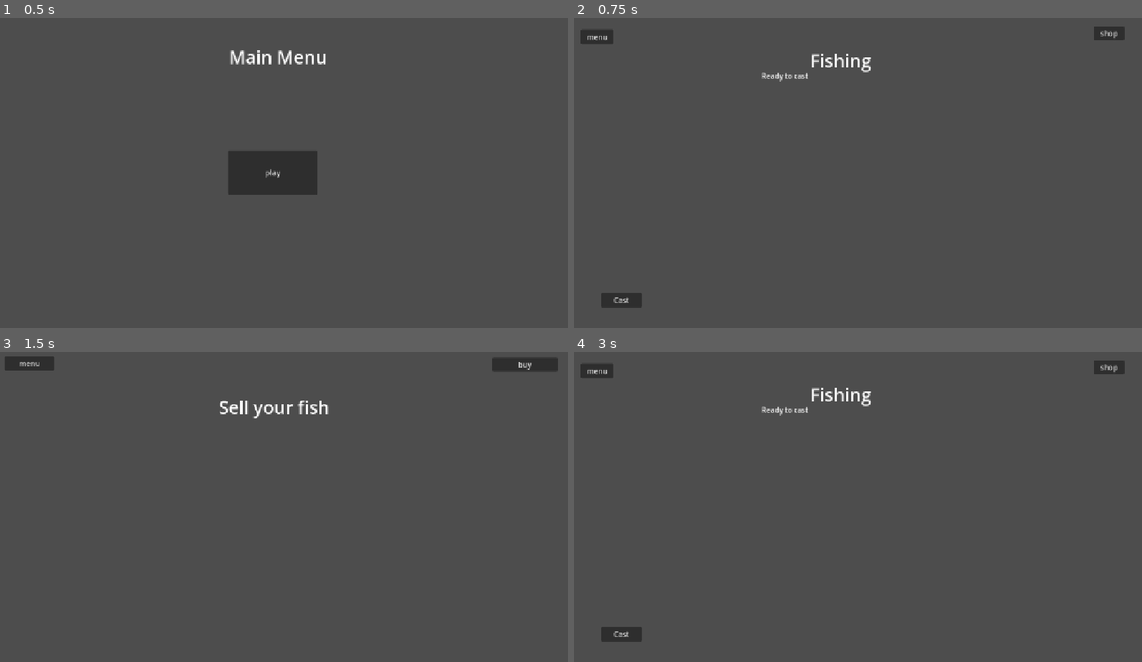
Above: before the commit, frames 1-4 (two rows, left to right).
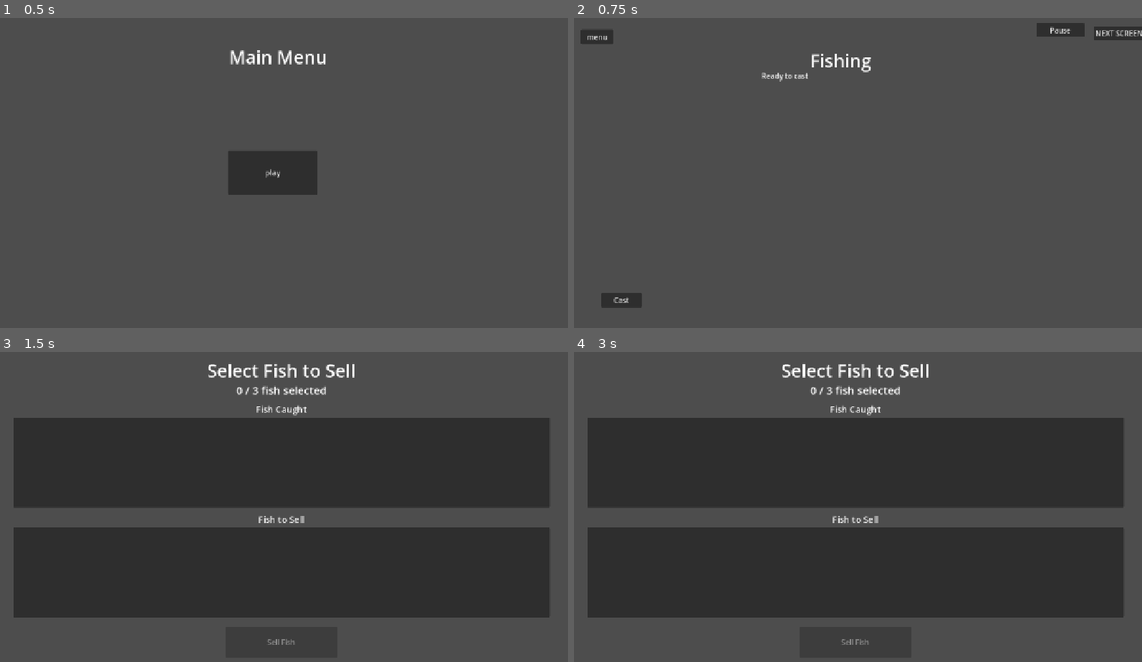
Above: after the commit, the same moments.

Repository: V-Mirea/comfy-summer-fishing-game
Game: Godot game, scene res://scenes/game.tscn
The game is run twice, just before and just after one commit, with the same random seed, the same clock (stepped at 60 frames per second) and the same inputs. The engine's default icon, where the game draws it, is replaced by a stand-in: a white triangle on a blue panel in a dark square.
Inputs (mouse positions are in pixels of both pictures, inside the frame that each line leads up to):
- Up to frame 1 (0.5 s): no input
- Up to frame 2 (0.75 s): click "play" at 0.5 s
- Up to frame 3 (1.5 s): click "shop" (after the commit: "NEXT SCREEN") at 1.25 s
- Up to frame 4 (3 s): click (1096, 364) at 2 s, where only the run before the commit has a clickable "buy"; click (1000, 516) at 2.75 s, where only the run before the commit has a clickable "fish"

Frame 1 is identical in both runs. In frame 2, 0.5% of the frame differs, in the area x 81-100%, y 1-8%; in frame 3, 57%, in the area x 0-99%, y 1-95%; in frame 4, 56%.

Commit message:
Feature/dy/select selling fish (#23)
* reformatted the fish to be a resource, and removed fish inventory from glboals file

* initial player data schaffolding

* refactored fishing game to read and hold actual fish creataed during roll process

* added pause menu and functionality to both mobile and pc

* made changes to have a selling manager inbetween fishing and selling

Diff:
--- a/project.godot
+++ b/project.godot
@@ -19,6 +19,8 @@
 
 Global="*uid://7eev6fhlvwap"
 FishDatabase="*res://scenes/autoload/fish_database.tscn"
+PlayerManager="*res://scripts/managers/player_manager.gd"
+PauseMenu="*res://scenes/autoload/pause_menu.tscn"
 
 [display]
 
@@ -39,6 +41,11 @@
 , Object(InputEventKey,"resource_local_to_scene":false,"resource_name":"","device":0,"window_id":0,"alt_pressed":false,"shift_pressed":false,"ctrl_pressed":false,"meta_pressed":false,"pressed":false,"keycode":0,"physical_keycode":32,"key_label":0,"unicode":0,"location":0,"echo":false,"script":null)
 ]
 }
+pause={
+"deadzone": 0.2,
+"events": [Object(InputEventKey,"resource_local_to_scene":false,"resource_name":"","device":0,"window_id":0,"alt_pressed":false,"shift_pressed":false,"ctrl_pressed":false,"meta_pressed":false,"pressed":false,"keycode":0,"physical_keycode":4194305,"key_label":0,"unicode":0,"location":0,"echo":false,"script":null)
+]
+}
 
 [physics]
 
--- /dev/null
+++ b/scenes/autoload/pause_menu.tscn
@@ -0,0 +1,86 @@
+[gd_scene format=3 uid="uid://i8dndk787jkg"]
+
+[ext_resource type="Script" uid="uid://c44smfmcdrab" path="res://scripts/managers/pause_menu.gd" id="1_script"]
+
+[node name="PauseMenu" type="CanvasLayer" unique_id=1736017532 node_paths=PackedStringArray("money_label", "upgrades_list", "fish_list", "resume_button")]
+process_mode = 3
+layer = 100
+visible = false
+script = ExtResource("1_script")
+money_label = NodePath("Panel/MarginContainer/VBox/MoneyLabel")
+upgrades_list = NodePath("Panel/MarginContainer/VBox/UpgradesList")
+fish_list = NodePath("Panel/MarginContainer/VBox/FishList")
+resume_button = NodePath("Panel/MarginContainer/VBox/ResumeButton")
+
+[node name="Darken" type="ColorRect" parent="." unique_id=1432399640]
+anchors_preset = 15
+anchor_right = 1.0
+anchor_bottom = 1.0
+grow_horizontal = 2
+grow_vertical = 2
+color = Color(0, 0, 0, 0.6)
+
+[node name="Panel" type="PanelContainer" parent="." unique_id=674956615]
+anchors_preset = 8
+anchor_left = 0.5
+anchor_top = 0.5
+anchor_right = 0.5
+anchor_bottom = 0.5
+offset_left = -200.0
+offset_top = -250.0
+offset_right = 200.0
+offset_bottom = 250.0
+grow_horizontal = 2
+grow_vertical = 2
+
+[node name="MarginContainer" type="MarginContainer" parent="Panel" unique_id=737232827]
+layout_mode = 2
+theme_override_constants/margin_left = 20
+theme_override_constants/margin_top = 20
+theme_override_constants/margin_right = 20
+theme_override_constants/margin_bottom = 20
+
+[node name="VBox" type="VBoxContainer" parent="Panel/MarginContainer" unique_id=158215001]
+layout_mode = 2
+theme_override_constants/separation = 12
+
+[node name="Title" type="Label" parent="Panel/MarginContainer/VBox" unique_id=1900182897]
+layout_mode = 2
+text = "PAUSED"
+horizontal_alignment = 1
+
+[node name="HSeparator" type="HSeparator" parent="Panel/MarginContainer/VBox" unique_id=1423100496]
+layout_mode = 2
+
+[node name="MoneyLabel" type="Label" parent="Panel/MarginContainer/VBox" unique_id=758842710]
+layout_mode = 2
+text = "Money: 0"
+
+[node name="HSeparator2" type="HSeparator" parent="Panel/MarginContainer/VBox" unique_id=827154382]
+layout_mode = 2
+
+[node name="UpgradesHeader" type="Label" parent="Panel/MarginContainer/VBox" unique_id=1619852164]
+layout_mode = 2
+text = "Upgrades"
+horizontal_alignment = 1
+
+[node name="UpgradesList" type="VBoxContainer" parent="Panel/MarginContainer/VBox" unique_id=657796813]
+layout_mode = 2
+
+[node name="HSeparator3" type="HSeparator" parent="Panel/MarginContainer/VBox" unique_id=1737605276]
+layout_mode = 2
+
+[node name="FishHeader" type="Label" parent="Panel/MarginContainer/VBox" unique_id=540206952]
+layout_mode = 2
+text = "Fish Inventory"
+horizontal_alignment = 1
+
+[node name="FishList" type="VBoxContainer" parent="Panel/MarginContainer/VBox" unique_id=720831022]
+layout_mode = 2
+
+[node name="HSeparator4" type="HSeparator" parent="Panel/MarginContainer/VBox" unique_id=1148851314]
+layout_mode = 2
+
+[node name="ResumeButton" type="Button" parent="Panel/MarginContainer/VBox" unique_id=2032420336]
+layout_mode = 2
+text = "Resume"
--- a/scenes/fishing_scene.tscn
+++ b/scenes/fishing_scene.tscn
@@ -7,12 +7,12 @@
 [sub_resource type="LabelSettings" id="LabelSettings_ptjo3"]
 font_size = 40
 
-[node name="FishingScene" type="Node2D" unique_id=1042002354 node_paths=PackedStringArray("status_label", "score_label", "cast_button", "cancel_button", "bubble_manager")]
+[node name="FishingScene" type="Node2D" unique_id=1042002354 node_paths=PackedStringArray("status_label", "cast_button", "cancel_button", "pause_button", "bubble_manager")]
 script = ExtResource("1_ptjo3")
 status_label = NodePath("Container/StatusLabel")
-score_label = NodePath("Container/ScoreLabel")
 cast_button = NodePath("Container/CastButton")
 cancel_button = NodePath("Container/CancelButton")
+pause_button = NodePath("Container/PauseButton")
 bubble_manager = NodePath("BubbleManager")
 
 [node name="Container" type="Control" parent="." unique_id=1849949674]
@@ -38,7 +38,7 @@
 offset_top = -159.0
 offset_right = 1013.0
 offset_bottom = -128.0
-text = "shop
+text = "NEXT SCREEN
 "
 
 [node name="Title" type="Label" parent="Container" unique_id=1983296633]
@@ -82,6 +82,15 @@
 offset_right = 524.0
 offset_bottom = -14.0
 
+[node name="PauseButton" type="Button" parent="Container" unique_id=681437805]
+layout_mode = 0
+offset_left = 816.0
+offset_top = -166.0
+offset_right = 924.0
+offset_bottom = -139.0
+text = "Pause
+"
+
 [node name="BubbleManager" type="Node2D" parent="." unique_id=569624591]
 script = ExtResource("2_a8ye1")
 BubbleScene = ExtResource("3_tkjw3")
--- a/scenes/game.tscn
+++ b/scenes/game.tscn
@@ -3,12 +3,14 @@
 [ext_resource type="Script" uid="uid://b8kmc2hx6jst6" path="res://scripts/managers/game_manager.gd" id="1_uwrxv"]
 [ext_resource type="PackedScene" uid="uid://cldqo1bstbem8" path="res://scenes/main_menu.tscn" id="2_yqjtg"]
 [ext_resource type="PackedScene" uid="uid://dodnshcgx0tvj" path="res://scenes/fishing_scene.tscn" id="3_lnu2h"]
-[ext_resource type="PackedScene" uid="uid://cmg53b45ikcyy" path="res://scenes/selling_scene.tscn" id="4_iywne"]
+[ext_resource type="PackedScene" path="res://scenes/select_selling_scene.tscn" id="4_select"]
+[ext_resource type="PackedScene" uid="uid://cmg53b45ikcyy" path="res://scenes/selling_scene.tscn" id="5_iywne"]
 [ext_resource type="PackedScene" uid="uid://lox5kan0hfl5" path="res://scenes/buying_scene.tscn" id="5_p57ef"]
 
 [node name="Game" type="Node" unique_id=1363482211]
 script = ExtResource("1_uwrxv")
 mainMenuScene = ExtResource("2_yqjtg")
 fishingScene = ExtResource("3_lnu2h")
-sellingScene = ExtResource("4_iywne")
+selectSellingScene = ExtResource("4_select")
+sellingScene = ExtResource("5_iywne")
 buyingScene = ExtResource("5_p57ef")
--- /dev/null
+++ b/scenes/select_selling_scene.tscn
@@ -0,0 +1,90 @@
+[gd_scene format=3 uid="uid://u2kl2fl6vlrw"]
+
+[ext_resource type="Script" uid="uid://dqp0nysdui6v3" path="res://scripts/managers/select_selling_manager.gd" id="1_script"]
+
+[sub_resource type="LabelSettings" id="LabelSettings_title"]
+font_size = 40
+
+[sub_resource type="LabelSettings" id="LabelSettings_slots"]
+font_size = 24
+
+[sub_resource type="LabelSettings" id="LabelSettings_panel"]
+font_size = 20
+
+[node name="SelectSellingScene" type="Control" unique_id=535879537 node_paths=PackedStringArray("caught_list", "selling_list", "proceed_button", "slots_label")]
+layout_mode = 3
+anchors_preset = 15
+anchor_right = 1.0
+anchor_bottom = 1.0
+grow_horizontal = 2
+grow_vertical = 2
+script = ExtResource("1_script")
+caught_list = NodePath("HSplitContainer/TopPanel/CaughtList")
+selling_list = NodePath("HSplitContainer/BottomPanel/SellingList")
+proceed_button = NodePath("ProceedButton")
+slots_label = NodePath("SlotsLabel")
+
+[node name="Title" type="Label" parent="." unique_id=258466543]
+layout_mode = 0
+offset_left = 267.0
+offset_top = 20.0
+offset_right = 1013.0
+offset_bottom = 70.0
+text = "Select Fish to Sell"
+label_settings = SubResource("LabelSettings_title")
+horizontal_alignment = 1
+vertical_alignment = 1
+
+[node name="SlotsLabel" type="Label" parent="." unique_id=1586309422]
+layout_mode = 0
+offset_left = 267.0
+offset_top = 75.0
+offset_right = 1013.0
+offset_bottom = 105.0
+text = "0 / 3 fish selected"
+label_settings = SubResource("LabelSettings_slots")
+horizontal_alignment = 1
+vertical_alignment = 1
+
+[node name="HSplitContainer" type="VSplitContainer" parent="." unique_id=1327749703]
+layout_mode = 0
+offset_left = 40.0
+offset_top = 120.0
+offset_right = 1240.0
+offset_bottom = 600.0
+
+[node name="TopPanel" type="VBoxContainer" parent="HSplitContainer" unique_id=74036727]
+layout_mode = 2
+size_flags_vertical = 3
+
+[node name="CaughtLabel" type="Label" parent="HSplitContainer/TopPanel" unique_id=1455614005]
+layout_mode = 2
+text = "Fish Caught"
+label_settings = SubResource("LabelSettings_panel")
+horizontal_alignment = 1
+
+[node name="CaughtList" type="ItemList" parent="HSplitContainer/TopPanel" unique_id=1175813109]
+layout_mode = 2
+size_flags_vertical = 3
+
+[node name="BottomPanel" type="VBoxContainer" parent="HSplitContainer" unique_id=1960955440]
+layout_mode = 2
+size_flags_vertical = 3
+
+[node name="SellingLabel" type="Label" parent="HSplitContainer/BottomPanel" unique_id=1651103053]
+layout_mode = 2
+text = "Fish to Sell"
+label_settings = SubResource("LabelSettings_panel")
+horizontal_alignment = 1
+
+[node name="SellingList" type="ItemList" parent="HSplitContainer/BottomPanel" unique_id=466547935]
+layout_mode = 2
+size_flags_vertical = 3
+
+[node name="ProceedButton" type="Button" parent="." unique_id=1159742691]
+layout_mode = 0
+offset_left = 515.0
+offset_top = 620.0
+offset_right = 765.0
+offset_bottom = 690.0
+text = "Sell Fish"
--- a/scenes/selling_scene.tscn
+++ b/scenes/selling_scene.tscn
@@ -7,8 +7,9 @@
 [sub_resource type="LabelSettings" id="LabelSettings_24tig"]
 font_size = 40
 
-[node name="SellingScene" type="Node2D" unique_id=826753257]
+[node name="SellingScene" type="Node2D" unique_id=826753257 node_paths=PackedStringArray("pause_button")]
 script = ExtResource("1_wmifp")
+pause_button = NodePath("Control/PauseButton")
 
 [node name="Control" type="Control" parent="." unique_id=729090283]
 layout_mode = 3
@@ -44,6 +45,15 @@
 horizontal_alignment = 1
 vertical_alignment = 1
 
+[node name="PauseButton" type="Button" parent="Control" unique_id=1489979418]
+layout_mode = 0
+offset_left = 928.0
+offset_top = 20.0
+offset_right = 1094.0
+offset_bottom = 48.0
+text = "Pause
+"
+
 [node name="CanvasLayer" type="CanvasLayer" parent="." unique_id=56083680]
 visible = false
 
--- a/scripts/game_globals.gd
+++ b/scripts/game_globals.gd
@@ -1,5 +1,3 @@
 extends Node
 
-enum State {MAIN_MENU, FISHING, SELLING, BUYING}
-
-var fish_inventory: Array[Fish]
+enum State {MAIN_MENU, FISHING, SELECT_SELLING, SELLING, BUYING}
--- a/scripts/managers/fishing_manager.gd
+++ b/scripts/managers/fishing_manager.gd
@@ -7,15 +7,17 @@
 var time_since_last_roll: float = 0.0
 var time_since_bite: float = 0.0
 var state_machine: StateMachine
-var hooked_fish_context: Dictionary
+var hooked_fish: Fish
+var bite_window: float = 1.0
 
 const ROLL_INTERVAL: float = 0.5 #change later per rod, or other stuff
 const FISH_CHANCE: float = 0.20 #should be variable later
 
 @export var status_label: Label
-@export var score_label: Label
+@export var money_label: Label
 @export var cast_button: Button
 @export var cancel_button: Button
+@export var pause_button: Button
 @export var bubble_manager: BubbleManager
 
 # Called when the node enters the scene tree for the first time.
@@ -36,8 +38,7 @@
 
 	cast_button.pressed.connect(state_machine.change_state.bind(State.WAITING_FOR_BITE))
 	cancel_button.pressed.connect(state_machine.change_state.bind(State.IDLE))
-	#var caught := Fish.new(FishDatabase.get_random(), 100)
-	#Global.fish_inventory.append(caught)
+	pause_button.pressed.connect(_on_button_pause_pressed)
 
 
 # Called every frame. 'delta' is the elapsed time since the previous frame.
@@ -67,21 +68,14 @@
 		push_error("No fish species available, shouldn't be possible")
 		return
 
-	var new_fish: Fish = Fish.new(species, 50)
-
-	var context = {
-		"species": species.display_name,
-		"pattern": species.pattern,
-		"bite_time": 1.0
-	}
-	state_machine.change_state(State.CONFIRM_BITE, context)
+	hooked_fish = Fish.new(species, 100)
+	state_machine.change_state(State.CONFIRM_BITE)
 
 func _process_confirm_bite(delta: float) -> void:
 	time_since_bite += delta
 	if Input.is_action_just_pressed("set_hook"):
-		state_machine.change_state(State.MINIGAME, hooked_fish_context)
-	elif time_since_bite >= hooked_fish_context.bite_time:
-		# The fish got away. Back to waiting.
+		state_machine.change_state(State.MINIGAME)
+	elif time_since_bite >= bite_window:
 		state_machine.change_state(State.MISSED_BITE)
 
 func _on_state_changed(from: int, to: int, context: Dictionary) -> void:
@@ -89,6 +83,7 @@
 	match to:
 		State.IDLE:
 			time_since_last_roll = 0.0
+			hooked_fish = null
 		State.WAITING_FOR_BITE:
 			pass
 		State.MISSED_BITE:
@@ -100,13 +95,10 @@
 			if state_machine.current_state == State.EARLY_BITE:
 				state_machine.change_state(State.IDLE)
 		State.CONFIRM_BITE:
-			hooked_fish_context = context
 			time_since_bite = 0
 		State.MINIGAME:
-			bubble_manager.start_pattern(context.pattern)
+			bubble_manager.start_pattern(hooked_fish.species.pattern)
 		State.RESOLVED:
-			#maybe update score here
-			#show the fish and add to cooler
 			await get_tree().create_timer(2.0).timeout
 			if state_machine.current_state == State.RESOLVED:
 				state_machine.change_state(State.IDLE)
@@ -132,18 +124,20 @@
 		State.MINIGAME:
 			return "Hooooo weee, fish on!"
 		State.RESOLVED:
-			return "Caught a %s!" % hooked_fish_context.get("species")
+			return "Caught a %s!" % hooked_fish.species.display_name
 		_:
 			return ""
 
 func _on_pattern_complete(score_data: Dictionary) -> void:
-	# TODO, process score data
+	PlayerManager.add_fish(hooked_fish)
+	print(PlayerManager.get_all_fish())
 	state_machine.change_state(State.RESOLVED)
-	print(score_data)
-
 
 func _on_button_menu_pressed():
 	transition_requested.emit(Global.State.MAIN_MENU)
 
 func _on_button_sell_pressed():
-	transition_requested.emit(Global.State.SELLING)
+	transition_requested.emit(Global.State.SELECT_SELLING)
+
+func _on_button_pause_pressed():
+	PauseMenu.toggle()
--- a/scripts/managers/game_manager.gd
+++ b/scripts/managers/game_manager.gd
@@ -2,6 +2,7 @@
 
 @export var mainMenuScene: PackedScene
 @export var fishingScene: PackedScene
+@export var selectSellingScene: PackedScene
 @export var sellingScene: PackedScene
 @export var buyingScene: PackedScene
 
@@ -11,7 +12,8 @@
 
 var valid_transitions = {
 	Global.State.MAIN_MENU: [Global.State.FISHING],
-	Global.State.FISHING: [Global.State.SELLING, Global.State.MAIN_MENU],
+	Global.State.FISHING: [Global.State.SELECT_SELLING, Global.State.MAIN_MENU],
+	Global.State.SELECT_SELLING: [Global.State.SELLING, Global.State.MAIN_MENU],
 	Global.State.SELLING: [Global.State.BUYING, Global.State.MAIN_MENU],
 	Global.State.BUYING: [Global.State.FISHING, Global.State.MAIN_MENU]
 }
@@ -23,6 +25,7 @@
 	state_scenes = {
 		Global.State.MAIN_MENU: mainMenuScene,
 		Global.State.FISHING: fishingScene,
+		Global.State.SELECT_SELLING: selectSellingScene,
 		Global.State.SELLING: sellingScene,
 		Global.State.BUYING: buyingScene
 	}
--- /dev/null
+++ b/scripts/managers/pause_menu.gd
@@ -0,0 +1,58 @@
+extends CanvasLayer
+
+@export var money_label: Label
+@export var upgrades_list: VBoxContainer
+@export var fish_list: VBoxContainer
+@export var resume_button: Button
+
+func _ready() -> void:
+	process_mode = Node.PROCESS_MODE_ALWAYS
+	visible = false
+	resume_button.pressed.connect(toggle)
+
+func _unhandled_input(event: InputEvent) -> void:
+	if event.is_action_pressed("pause"):
+		toggle()
+		get_viewport().set_input_as_handled()
+
+func toggle() -> void:
+	if not visible:
+		open()
+	else:
+		close()
+
+func open() -> void:
+	_refresh()
+	visible = true
+	get_tree().paused = true
+
+func close() -> void:
+	visible = false
+	get_tree().paused = false
+
+func _refresh() -> void:
+	money_label.text = "Money: %d" % PlayerManager.data.money
+
+	#clear and rebuild upgrades, iterating from the player manager data. we could make it reactive, but note that
+	# on first opening from save data, we would need to rebuild anyways. so i believe most things in the pause menu should be
+	# not reactive
+	for child in upgrades_list.get_children():
+		child.queue_free()
+	for upgrade_id in PlayerManager.data.upgrades:
+		var label := Label.new()
+		label.text = "%s: Lv %d" % [upgrade_id.capitalize(), PlayerManager.data.upgrades[upgrade_id]]
+		upgrades_list.add_child(label)
+
+	#same goes for fish
+	for child in fish_list.get_children():
+		child.queue_free()
+	var fish_inventory := PlayerManager.get_all_fish()
+	if fish_inventory.is_empty():
+		var label := Label.new()
+		label.text = "No fish"
+		fish_list.add_child(label)
+	else:
+		for fish in fish_inventory:
+			var label := Label.new()
+			label.text = "%s (Quality: %d)" % [fish.species.display_name, fish.quality]
+			fish_list.add_child(label)
--- /dev/null
+++ b/scripts/managers/player_manager.gd
@@ -0,0 +1,90 @@
+extends Node
+
+signal money_changed(new_amount: int)
+signal fish_added(fish: Fish)
+signal fish_removed(fish: Fish)
+signal inventory_changed()
+signal upgrade_changed(upgrade_id: String, new_level: int)
+
+const SAVE_PATH := "user://player_data.tres" #i think this is right? we'll have to figure this out but seems simple enough
+const BASE_SELL_SLOTS: int = 3
+const SLOTS_PER_LEVEL: int = 1
+const MAX_SELL_SLOTS_CAP: int = 8
+
+var data: PlayerData
+var fish_to_sell: Array = []
+
+var max_sell_slots: int:
+	get:
+		return mini(BASE_SELL_SLOTS + data.upgrades.get("shop_level", 0) * SLOTS_PER_LEVEL, MAX_SELL_SLOTS_CAP)
+
+#base funct
+
+func _ready() -> void:
+	data = load_from_disk()
+	if data == null:
+		data = PlayerData.new()
+
+#persistent data info
+
+func add_fish(fish: Fish) -> void:
+	data.fish_inventory.append(fish)
+	fish_added.emit(fish)
+	inventory_changed.emit()
+
+func remove_fish(fish: Fish) -> void:
+	var idx := data.fish_inventory.find(fish)
+	if idx >= 0:
+		data.fish_inventory.remove_at(idx)
+		fish_removed.emit(fish)
+		inventory_changed.emit()
+
+#eventually have functionality to sort this? or would we do that from a consumer perspective
+func get_all_fish() -> Array:
+	return data.fish_inventory
+
+func sell_fish(fish: Fish) -> void:
+	add_money(fish.price)
+	remove_fish(fish)
+
+func sell_all_fish() -> void:
+	var total := 0
+	for f in data.fish_inventory:
+		total += f.price
+	data.fish_inventory.clear()
+	add_money(total)
+	inventory_changed.emit()
+
+func add_money(amount: int) -> void:
+	data.money += amount
+	money_changed.emit(data.money)
+
+func spend_money(amount: int) -> bool:
+	if data.money < amount:
+		return false
+	data.money -= amount
+	money_changed.emit(data.money)
+	return true
+
+func get_upgrade_level(upgrade_id: String) -> int:
+	return data.upgrades.get(upgrade_id, 0)
+
+func set_upgrade_level(upgrade_id: String, level: int) -> void:
+	data.upgrades[upgrade_id] = level
+	upgrade_changed.emit(upgrade_id, level)
+
+#save functionality
+
+func save_to_disk() -> void:
+	ResourceSaver.save(data, SAVE_PATH)
+
+func load_from_disk() -> PlayerData:
+	if ResourceLoader.exists(SAVE_PATH):
+		return ResourceLoader.load(SAVE_PATH) as PlayerData
+	return null
+
+func has_save() -> bool:
+	return ResourceLoader.exists(SAVE_PATH)
+
+func new_game() -> void:
+	data = PlayerData.new()
--- /dev/null
+++ b/scripts/managers/select_selling_manager.gd
@@ -0,0 +1,51 @@
+extends Control
+
+signal transition_requested(state: Global.State)
+
+@export var caught_list: ItemList
+@export var selling_list: ItemList
+@export var proceed_button: Button
+@export var slots_label: Label
+
+var caught_fish: Array = []
+var selling_fish: Array = []
+
+func _ready():
+	caught_fish = PlayerManager.get_all_fish().duplicate()
+	selling_fish = []
+	_refresh_lists()
+	caught_list.item_clicked.connect(_on_caught_item_clicked)
+	selling_list.item_clicked.connect(_on_selling_item_clicked)
+	proceed_button.pressed.connect(_on_proceed)
+
+func _on_caught_item_clicked(index: int, _at_position: Vector2, _mouse_button_index: int):
+	if selling_fish.size() >= PlayerManager.max_sell_slots:
+		return
+	var fish = caught_fish[index]
+	caught_fish.remove_at(index)
+	selling_fish.append(fish)
+	_refresh_lists()
+
+func _on_selling_item_clicked(index: int, _at_position: Vector2, _mouse_button_index: int):
+	var fish = selling_fish[index]
+	selling_fish.remove_at(index)
+	caught_fish.append(fish)
+	_refresh_lists()
+
+func _refresh_lists():
+	caught_list.clear()
+	for fish in caught_fish:
+		caught_list.add_item("%s - QUALITY: %d" % [fish.species.display_name, fish.quality])
+
+	selling_list.clear()
+	for fish in selling_fish:
+		selling_list.add_item("%s - QUALITY: %d" % [fish.species.display_name, fish.quality])
+
+	slots_label.text = "%d / %d fish selected" % [selling_fish.size(), PlayerManager.max_sell_slots]
+	proceed_button.disabled = selling_fish.is_empty()
+
+func _on_proceed():
+	PlayerManager.fish_to_sell = selling_fish.duplicate()
+	for fish in selling_fish:
+		PlayerManager.remove_fish(fish)
+	transition_requested.emit(Global.State.SELLING)
--- a/scripts/managers/selling_manager.gd
+++ b/scripts/managers/selling_manager.gd
@@ -2,9 +2,12 @@
 
 signal transition_requested(state: Global.State)
 
+@export var pause_button: Button
+
 # Called when the node enters the scene tree for the first time.
 func _ready():
-	pass
+	var fish_for_sale = PlayerManager.fish_to_sell
+	pause_button.pressed.connect(_on_button_pause_pressed)
 
 # Called every frame. 'delta' is the elapsed time since the previous frame.
 func _process(delta):
@@ -20,3 +23,6 @@
 
 func _on_request_spawn_customer(customer: Customer):
 	add_child(customer)
+
+func _on_button_pause_pressed():
+	PauseMenu.toggle()
--- a/scripts/models/fish.gd
+++ b/scripts/models/fish.gd
@@ -1,17 +1,20 @@
-extends RefCounted
+extends Resource
+# made resource to serialize it
 
 #we'll use this to represent a CAUGHT fish
 class_name Fish
 
-var species: FishSpecies
-var quality: int #0 - 100
+@export var species: FishSpecies
+@export var quality: int = 0 #0 - 100
 
-func _init(species: FishSpecies, quality: int = 0) -> void:
-	self.species = species
-	self.quality = quality
+func _init(newSpecies: FishSpecies = null, newQuality: int = 0) -> void:
+	self.species = newSpecies
+	self.quality = newQuality
 
 #we can be more specific later, but for now we'll band the price from 80%->120%
 var price: int:
 	get:
+		if species == null:
+			return 0
 		var factor := 0.8 + (quality / 100.0) * 0.4
 		return roundi(species.base_price * factor)
--- /dev/null
+++ b/scripts/models/player_data.gd
@@ -0,0 +1,15 @@
+extends Resource
+
+class_name PlayerData
+
+@export var fish_inventory: Array = []
+@export var money: int = 0
+@export var upgrades: Dictionary = {
+	"rod": 0,
+	"reel": 0,
+	"line": 0,
+	"bait": 0,
+	"shop_level": 0,
+	"advertising": 0,
+}
+@export var day: int = 1
Not shown, added: scripts/managers/pause_menu.gd.uid
Not shown, added: scripts/managers/player_manager.gd.uid
Not shown, added: scripts/managers/select_selling_manager.gd.uid
Not shown, added: scripts/models/player_data.gd.uid
